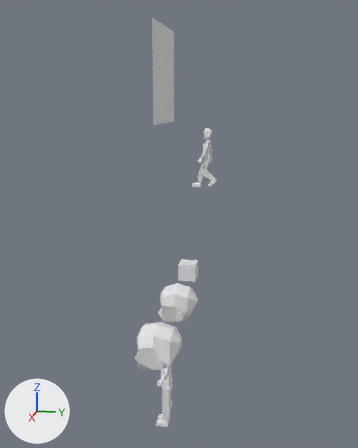
The glTF model template_psx_charter.glb: old version first, new version second.
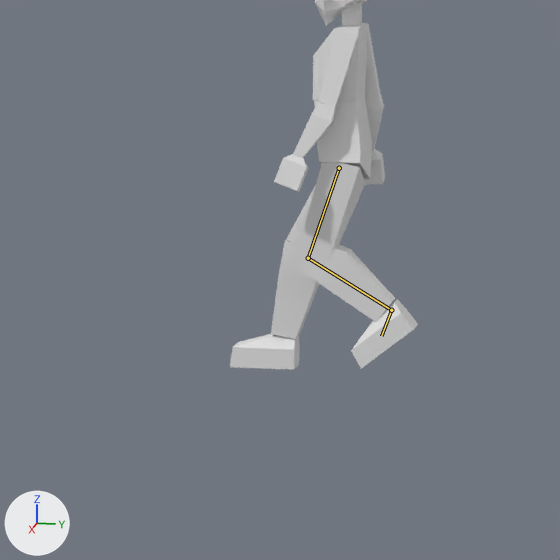
There are two pictures of each version: one whole from a 50 mm lens placed at (16.76, 2.47, 2.84), pointed at (4.1, -0.06, -0.32), one close up on the part from 45% to 66% of the width and 31% to 48% of the height. Every picture has the same lights, and +X, +Y and +Z are marked at lower left. Both versions are drawn at frame 8 of the action 'walk'; the numbers are the values there. The bones that change are drawn over the model as lines in the close-ups.
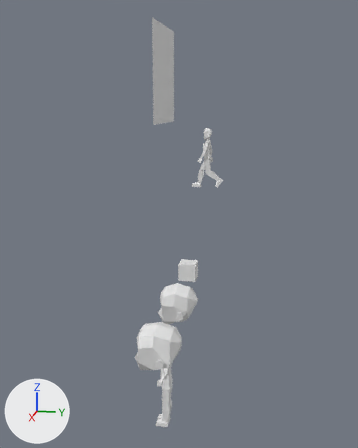
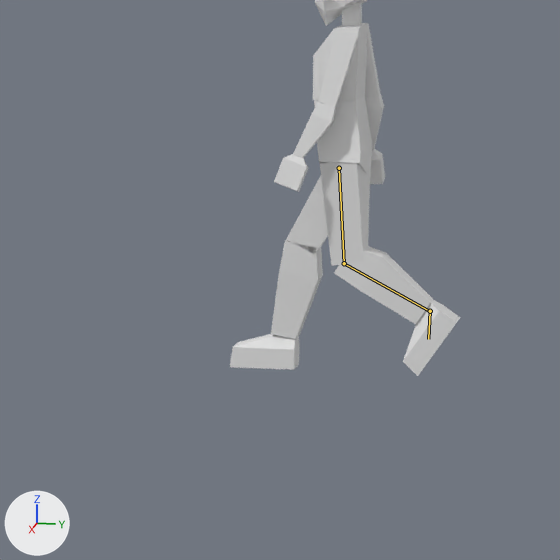
The edits, one by one:
Bone 'thigh.L' (bone_thigh_l) turns from (-13, 0, 0) to (9, 0, 0) degrees about its own x, y and z.
Bone 'shin.L' (bone_shin_l) turns from (67, 0, 0) to (48, 0, 0) degrees about its own x, y and z.
Bone 'foot.L' (bone_foot_l) moves from (0.0, -0.39, -0.016) to (0.0, -0.543, 0.079).
Bone 'foot.L' (bone_foot_l) turns from (38, 0, 0) to (56, 0, 0) degrees about its own x, y and z.

Pixel boxes [x1, y1, x2, y2] of what changed, in the close-ups (560 x 560 px):
'Cube.007', posed (27% narrower): before [296, 158, 365, 264]; after [320, 159, 370, 266]
'Cube.006', posed: before [298, 244, 395, 322]; after [334, 246, 433, 324]
'Cube.001', posed (15% narrower, 8% taller): before [351, 299, 418, 369]; after [403, 300, 460, 376]
'Cube.009', unchanged, uncovered by the edit: before [286, 179, 366, 246]; after [286, 176, 328, 254]
bone 'thigh.L', root to tip: before (339, 168) to (308, 258); after (339, 168) to (344, 263)
bone 'shin.L', root to tip: before (308, 258) to (389, 308); after (344, 263) to (427, 310)
bone 'foot.L', root to tip: before (391, 310) to (381, 336); after (430, 311) to (428, 339)
